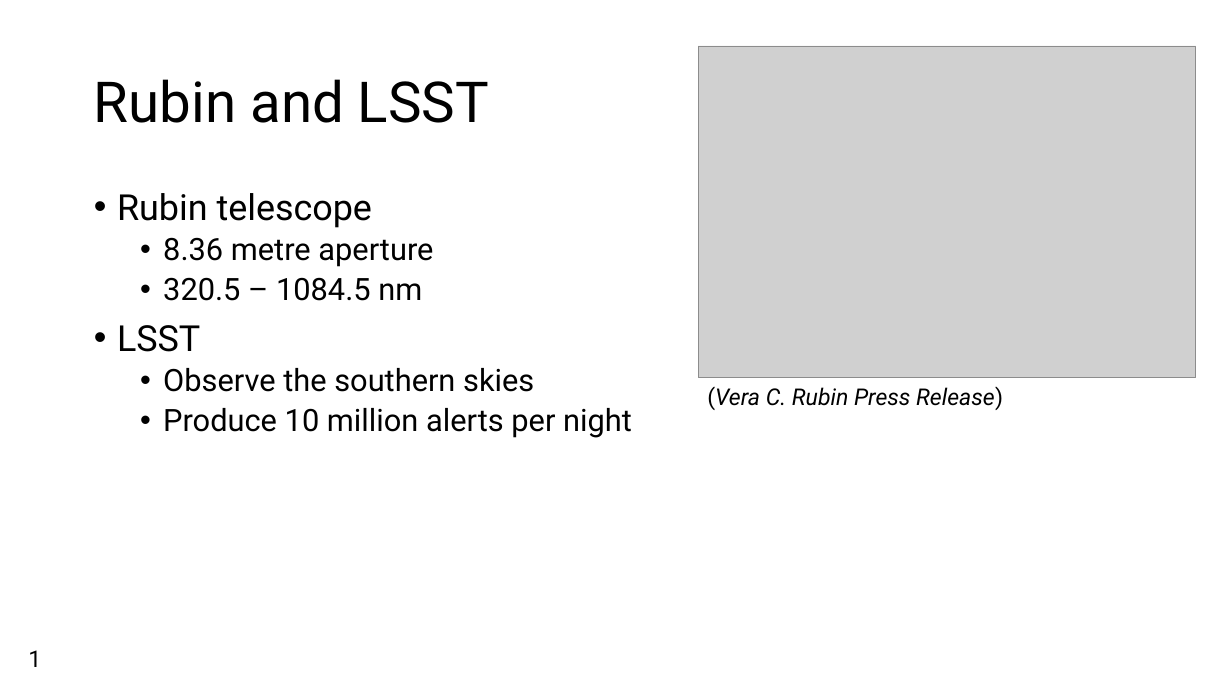
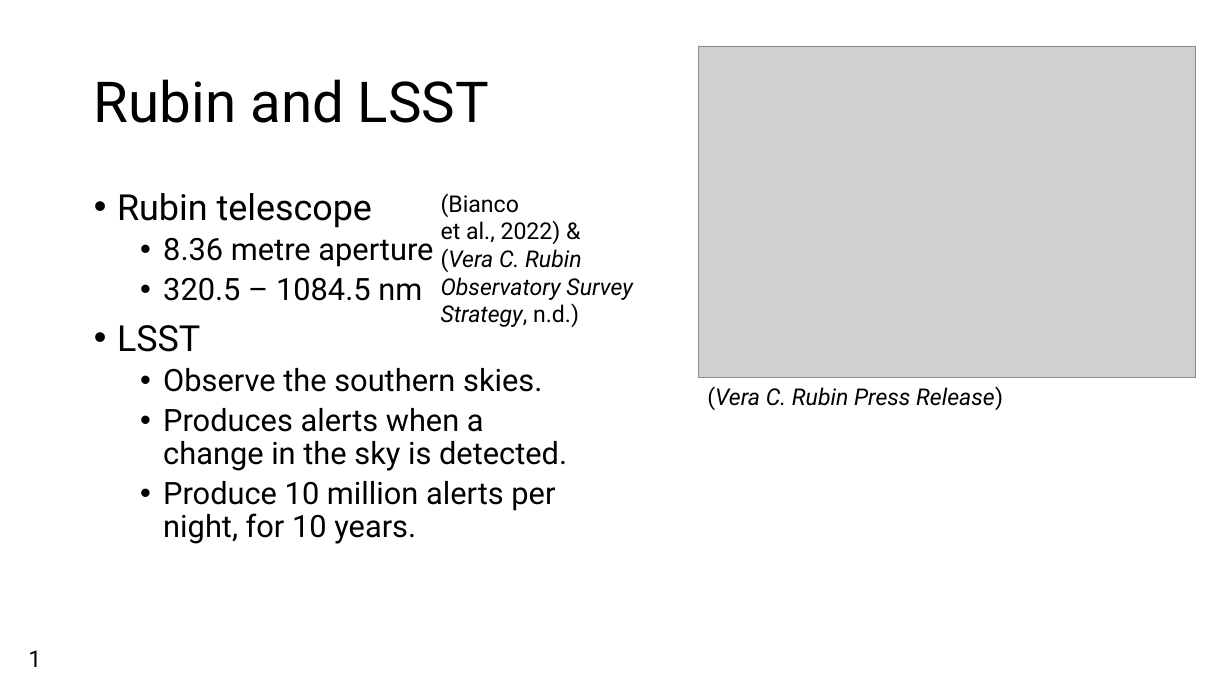
Before and after one commit to Webd0g/Honours_Project, a slide deck: slide 2 of Oral_presentation/Oral_Presentation.pptx. Drawn at 1232x693 pixels with LibreOffice and Linux fonts; fonts in the diff are those of the drawing; grey boxes stand for pictures; background and template pictures are left out. Boxes give left, top, right and bottom in pixels: in the first picture for what was removed or moved away, otherwise in the second. Text is boxed around its words. In the diff, an @@ line names an element or a change of style, - is before the commit and + after.

```diff
--- a/Oral_presentation/Oral_Presentation.pptx
+++ b/Oral_presentation/Oral_Presentation.pptx
@@ text added at (441,193,632,327), 18 pt, text #000000, italic @@
+(Bianco
+et al., 2022) &
+(Vera C. Rubin Observatory Survey Strategy, n.d.)
@@ text at (163,368,567,544): text changed @@
-  • Observe the southern skies
-  • Produce 10 million alerts per night
+  • Observe the southern skies.
+  • Produces alerts when a change in the sky is detected.
+  • Produce 10 million alerts per night, for 10 years.
```
Also in this commit, not shown: 4 other slides changed, 3 slides added, 2 slides removed, 14 other files.
